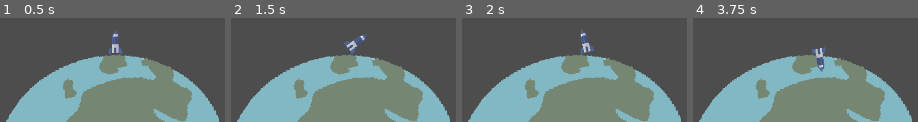
Above: before the commit, frames 1-4 (left to right).
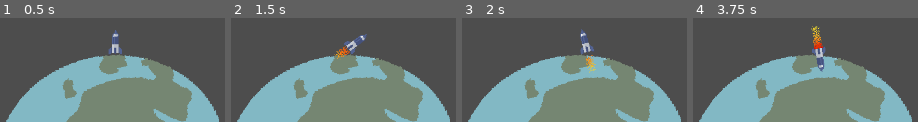
Above: after the commit, the same moments.

Repository: binaryArrow/rocketlaunch
Game: Godot game, scene res://scenes/level.tscn
The game is run twice, just before and just after one commit, with the same random seed, the same clock (stepped at 60 frames per second) and the same inputs.
Inputs:
- Up to frame 1 (0.5 s): no input
- Up to frame 2 (1.5 s): tap Enter (ui_accept) at 0.5, 1.35 s; hold Right (ui_right) 0.53-1.28 s; hold Enter (ui_accept) 0.53-1.28 s; hold Left (ui_left) from 1.28 s (still down)
- Up to frame 3 (2 s): keep holding Left (ui_left); tap Enter (ui_accept) at 1.52, 1.82 s
- Up to frame 4 (3.75 s): tap Enter (ui_accept) at 2, 2.85, 3.02, 3.32 s; release Left (ui_left) at 2.03 s; hold Enter (ui_accept) 2.03-2.78 s; hold Right (ui_right) 2.03-3.53 s; hold Left (ui_left) from 3.53 s (still down); hold Enter (ui_accept) from 3.53 s (still down)

Frame 1 is identical in both runs. In frame 2, 0.4% of the frame differs, in the area x 45-53%, y 26-40%; in frame 3, 0.4%; in frame 4, 0.6%, in the area x 52-58%, y 7-30%.

Commit message:
landing indicator and particles for jet stream

Diff:
--- a/project.godot
+++ b/project.godot
@@ -23,6 +23,10 @@
 window/stretch/mode="viewport"
 window/vsync/vsync_mode=0
 
+[layer_names]
+
+2d_physics/layer_2="landing-platforms"
+
 [rendering]
 
 textures/canvas_textures/default_texture_filter=0
--- a/scenes/level.gd
+++ b/scenes/level.gd
@@ -1,15 +1,5 @@
 extends Node2D
 
 
-# Called when the node enters the scene tree for the first time.
-func _ready() -> void:
-	pass # Replace with function body.
-
-
-# Called every frame. 'delta' is the elapsed time since the previous frame.
-func _process(delta: float) -> void:
-	pass
-
-
-func _on_character_body_2d_rocket_visible_on_screen(visible: bool) -> void:
-	print("Rocket visible on screen: %s" % visible)
+func _on_area_2d_body_entered(_body: Node2D) -> void:
+	get_tree().call_deferred("reload_current_scene")
--- a/scenes/level.tscn
+++ b/scenes/level.tscn
@@ -1,29 +1,91 @@
-[gd_scene load_steps=5 format=3 uid="uid://dpr52knlj0bhn"]
+[gd_scene load_steps=8 format=3 uid="uid://dpr52knlj0bhn"]
 
 [ext_resource type="PackedScene" uid="uid://cpdovtc5o2deu" path="res://scenes/rocket/rocket.tscn" id="1_2q6dc"]
 [ext_resource type="Texture2D" uid="uid://c50yfl0nfwjxd" path="res://assets/earth.png" id="1_w7c3h"]
 [ext_resource type="Script" uid="uid://b1vxxexucm7bn" path="res://scenes/level.gd" id="1_w8frs"]
+[ext_resource type="PackedScene" uid="uid://b8cyql2s764g2" path="res://scenes/platforms/platform.tscn" id="4_mx8sn"]
 
 [sub_resource type="CircleShape2D" id="CircleShape2D_2q6dc"]
+
+[sub_resource type="WorldBoundaryShape2D" id="WorldBoundaryShape2D_w8frs"]
+
+[sub_resource type="LabelSettings" id="LabelSettings_w8frs"]
+font_size = 20
 
 [node name="Level" type="Node2D"]
 script = ExtResource("1_w8frs")
 
-[node name="Earth" type="StaticBody2D" parent="."]
+[node name="World" type="StaticBody2D" parent="."]
 position = Vector2(0, -19)
+collision_mask = 0
 
-[node name="CollisionShape2D" type="CollisionShape2D" parent="Earth"]
+[node name="CollisionShape2D" type="CollisionShape2D" parent="World"]
 position = Vector2(704.99994, 958.00006)
 scale = Vector2(21.919651, 22.090874)
 shape = SubResource("CircleShape2D_2q6dc")
 
-[node name="Sprite2D" type="Sprite2D" parent="Earth"]
+[node name="Sprite2D" type="Sprite2D" parent="World"]
 position = Vector2(699, 923)
 rotation = -0.22621165
 scale = Vector2(2.169811, 1.9298246)
 texture = ExtResource("1_w7c3h")
 
+[node name="BottomBoundary" type="Area2D" parent="World"]
+position = Vector2(0, 19)
+collision_mask = 2
+
+[node name="CollisionShape2D" type="CollisionShape2D" parent="World/BottomBoundary"]
+position = Vector2(225, 839)
+shape = SubResource("WorldBoundaryShape2D_w8frs")
+
+[node name="LeftBoundary" type="Area2D" parent="World"]
+position = Vector2(-241, -347)
+collision_mask = 2
+
+[node name="CollisionShape2D" type="CollisionShape2D" parent="World/LeftBoundary"]
+position = Vector2(225, 839)
+rotation = 1.5707964
+shape = SubResource("WorldBoundaryShape2D_w8frs")
+
+[node name="RightBoundary" type="Area2D" parent="World"]
+position = Vector2(1234, -332)
+collision_mask = 2
+
+[node name="CollisionShape2D" type="CollisionShape2D" parent="World/RightBoundary"]
+position = Vector2(225, 839)
+rotation = -1.5707964
+shape = SubResource("WorldBoundaryShape2D_w8frs")
+
+[node name="TopBoundary" type="Area2D" parent="World"]
+position = Vector2(615, -827)
+collision_mask = 2
+
+[node name="CollisionShape2D" type="CollisionShape2D" parent="World/TopBoundary"]
+position = Vector2(149, 836)
+rotation = 3.1415927
+shape = SubResource("WorldBoundaryShape2D_w8frs")
+
 [node name="CharacterBody2D" parent="." instance=ExtResource("1_2q6dc")]
 position = Vector2(706, 693)
 
-[connection signal="rocket_visible_on_screen" from="CharacterBody2D" to="." method="_on_character_body_2d_rocket_visible_on_screen"]
+[node name="TimerLabel2" type="Label" parent="CharacterBody2D"]
+unique_name_in_owner = true
+offset_left = -21.0
+offset_top = -7.0
+offset_right = 21.0
+offset_bottom = 21.0
+label_settings = SubResource("LabelSettings_w8frs")
+
+[node name="Timer" type="Timer" parent="."]
+wait_time = 5.0
+one_shot = true
+
+[node name="StaticBody2D" parent="." instance=ExtResource("4_mx8sn")]
+position = Vector2(511, 231)
+scale = Vector2(6.7692575, 0.95908934)
+
+[connection signal="body_entered" from="World/BottomBoundary" to="." method="_on_area_2d_body_entered"]
+[connection signal="body_entered" from="World/LeftBoundary" to="." method="_on_area_2d_body_entered"]
+[connection signal="body_entered" from="World/RightBoundary" to="." method="_on_area_2d_body_entered"]
+[connection signal="body_entered" from="World/TopBoundary" to="." method="_on_area_2d_body_entered"]
+[connection signal="timeout" from="Timer" to="." method="_on_timer_timeout"]
--- a/scenes/platforms/platform.gd
+++ /dev/null
@@ -1,11 +0,0 @@
-extends StaticBody2D
-
-
-# Called when the node enters the scene tree for the first time.
-func _ready() -> void:
-	pass # Replace with function body.
-
-
-# Called every frame. 'delta' is the elapsed time since the previous frame.
-func _process(delta: float) -> void:
-	pass
--- a/scenes/platforms/platform.tscn
+++ b/scenes/platforms/platform.tscn
@@ -3,6 +3,7 @@
 [sub_resource type="RectangleShape2D" id="RectangleShape2D_yqg1e"]
 
 [node name="StaticBody2D" type="StaticBody2D"]
+collision_layer = 2
 
 [node name="CollisionShape2D" type="CollisionShape2D" parent="."]
 shape = SubResource("RectangleShape2D_yqg1e")
--- /dev/null
+++ b/scenes/rocket/jet_stream.tscn
@@ -0,0 +1,22 @@
+[gd_scene load_steps=3 format=3 uid="uid://ro6lxjn72sch"]
+
+[sub_resource type="Curve" id="Curve_1w23k"]
+_data = [Vector2(0, 0.9325843), 0.0, 0.0, 0, 0, Vector2(1, 0.5617978), 0.0, 0.0, 0, 0]
+point_count = 2
+
+[sub_resource type="Gradient" id="Gradient_6o0uj"]
+colors = PackedColorArray(0.8509804, 0, 0, 1, 1, 1, 0.19215687, 1)
+
+[node name="CPUParticles2D" type="CPUParticles2D"]
+amount = 800
+lifetime = 0.2
+local_coords = true
+emission_shape = 1
+emission_sphere_radius = 8.0
+gravity = Vector2(0, 2000)
+radial_accel_min = -50.0
+radial_accel_max = -50.0
+scale_amount_min = 0.5
+scale_amount_max = 2.0
+scale_amount_curve = SubResource("Curve_1w23k")
+color_ramp = SubResource("Gradient_6o0uj")
--- a/scenes/rocket/rocket.gd
+++ b/scenes/rocket/rocket.gd
@@ -1,14 +1,23 @@
 extends RigidBody2D
-
 
 const ROTATION_SPEED = 3.0
 const THRUST_FORCE = 800.0
 const MAX_SPEED = 500.0
-
-signal rocket_visible_on_screen(visible: bool)
+var WAIT_TIME = 5
+@onready var timer = $Timer as Timer
+@onready var timer_label = %TimerLabel as Label
 
 
+@onready var jet_stream = $JetStream as CPUParticles2D
+
+
+func _ready() -> void:
+	set_txt(str(WAIT_TIME))
+	timer_label.visible = false
+
 func _physics_process(_delta: float) -> void:
+	if timer.time_left > 0.0:
+		set_txt()
 	var rotation_input = 0.0
 	if Input.is_action_pressed("ui_left"):
 		rotation_input -= 1.0
@@ -18,16 +27,31 @@
 	angular_velocity = rotation_input * ROTATION_SPEED
 
 	if Input.is_action_pressed("ui_accept"):
+		jet_stream.emitting = true
 		var thrust_direction = Vector2.UP.rotated(rotation)
 		apply_central_force(thrust_direction * THRUST_FORCE)
-
 		if linear_velocity.length() > MAX_SPEED:
 			linear_velocity = linear_velocity.normalized() * MAX_SPEED
 
+	if Input.is_action_just_released("ui_accept"):
+		jet_stream.emitting = false
 
-func _on_visible_on_screen_notifier_2d_screen_exited() -> void:
-	emit_signal(rocket_visible_on_screen.get_name(), false)
+func _on_timer_timeout() -> void:
+	timer_label.text = "LANDING SUCCESSFUL"
 
 
-func _on_visible_on_screen_notifier_2d_screen_entered() -> void:
-	emit_signal(rocket_visible_on_screen.get_name(), true)
+func _on_landing_indicator_body_entered(_body: Node2D) -> void:
+	timer.start()
+	timer_label.visible = true
+
+func _on_landing_indicator_body_exited(_body: Node2D) -> void:
+	timer.stop()
+	timer.wait_time = WAIT_TIME
+	timer_label.visible = false
+	set_txt(str(WAIT_TIME))
+
+func set_txt(text: String = ""):
+	if text != "":
+		timer_label.text = text
+	else:
+		timer_label.text = str(ceil(timer.time_left)).erase(1, 2)
--- a/scenes/rocket/rocket.tscn
+++ b/scenes/rocket/rocket.tscn
@@ -1,7 +1,8 @@
-[gd_scene load_steps=6 format=3 uid="uid://cpdovtc5o2deu"]
+[gd_scene load_steps=9 format=3 uid="uid://cpdovtc5o2deu"]
 
 [ext_resource type="Texture2D" uid="uid://7we3vc6it1sw" path="res://assets/rocket.png" id="1_3341w"]
 [ext_resource type="Script" uid="uid://bap0gkboby44v" path="res://scenes/rocket/rocket.gd" id="1_dkv7l"]
+[ext_resource type="PackedScene" uid="uid://ro6lxjn72sch" path="res://scenes/rocket/jet_stream.tscn" id="2_7lajs"]
 
 [sub_resource type="PhysicsMaterial" id="PhysicsMaterial_0wp70"]
 friction = 0.3
@@ -18,11 +19,23 @@
 "speed": 5.0
 }]
 
+[sub_resource type="RectangleShape2D" id="RectangleShape2D_7lajs"]
+size = Vector2(14, 1)
+
+[sub_resource type="LabelSettings" id="LabelSettings_7lajs"]
+font_size = 20
+
 [node name="RigidBody2D" type="RigidBody2D"]
 collision_layer = 0
+collision_mask = 3
 physics_material_override = SubResource("PhysicsMaterial_0wp70")
 gravity_scale = 0.534
 script = ExtResource("1_dkv7l")
+
+[node name="JetStream" parent="." instance=ExtResource("2_7lajs")]
+unique_name_in_owner = true
+position = Vector2(0, 17)
+emitting = false
 
 [node name="Sprite2D" type="Sprite2D" parent="."]
 texture = ExtResource("1_3341w")
@@ -35,7 +48,27 @@
 sprite_frames = SubResource("SpriteFrames_5gt1y")
 animation = &"idle"
 
-[node name="VisibleOnScreenNotifier2D" type="VisibleOnScreenNotifier2D" parent="."]
+[node name="LandingIndicator" type="Area2D" parent="."]
+collision_layer = 0
+collision_mask = 2
 
-[connection signal="screen_entered" from="VisibleOnScreenNotifier2D" to="." method="_on_visible_on_screen_notifier_2d_screen_entered"]
-[connection signal="screen_exited" from="VisibleOnScreenNotifier2D" to="." method="_on_visible_on_screen_notifier_2d_screen_exited"]
+[node name="CollisionShape2D" type="CollisionShape2D" parent="LandingIndicator"]
+position = Vector2(0, 17.5)
+shape = SubResource("RectangleShape2D_7lajs")
+debug_color = Color(0.7430391, 0.2695464, 0.9332651, 0.41960785)
+
+[node name="TimerLabel" type="Label" parent="."]
+unique_name_in_owner = true
+offset_left = -6.0
+offset_top = -55.0
+offset_right = 36.0
+offset_bottom = -27.0
+label_settings = SubResource("LabelSettings_7lajs")
+
+[node name="Timer" type="Timer" parent="."]
+wait_time = 5.0
+one_shot = true
+
+[connection signal="body_entered" from="LandingIndicator" to="." method="_on_landing_indicator_body_entered"]
+[connection signal="body_exited" from="LandingIndicator" to="." method="_on_landing_indicator_body_exited"]
+[connection signal="timeout" from="Timer" to="." method="_on_timer_timeout"]
Not shown, removed: scenes/platforms/platform.gd.uid
